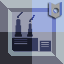
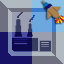
Two versions of the same layered image (64px x 64px). Layer-by-layer changes:
renamed "Layer 16" to "Layer 20", painted on it over [42, 0, 64, 23]
painted on "Layer 6" over [0, 0, 64, 64]
